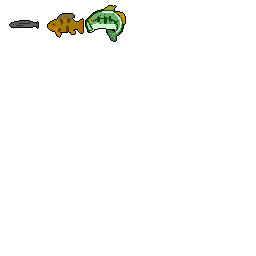
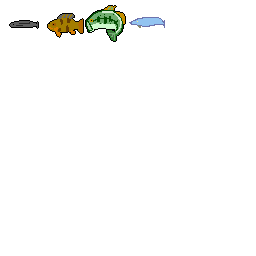
Revision of a layered w=256, h=256 image; what changed, layer by layer:
painted on "Layer 1" over left=129, top=17, right=165, bottom=28
